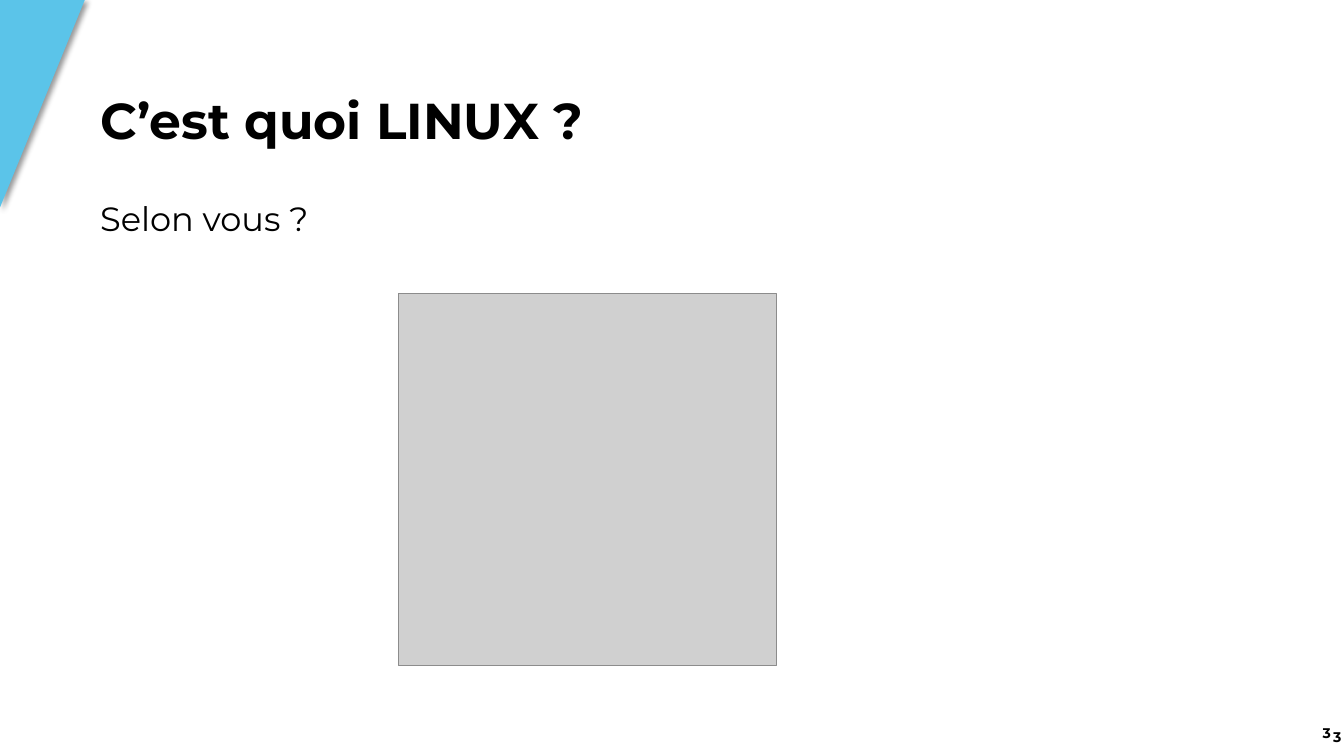
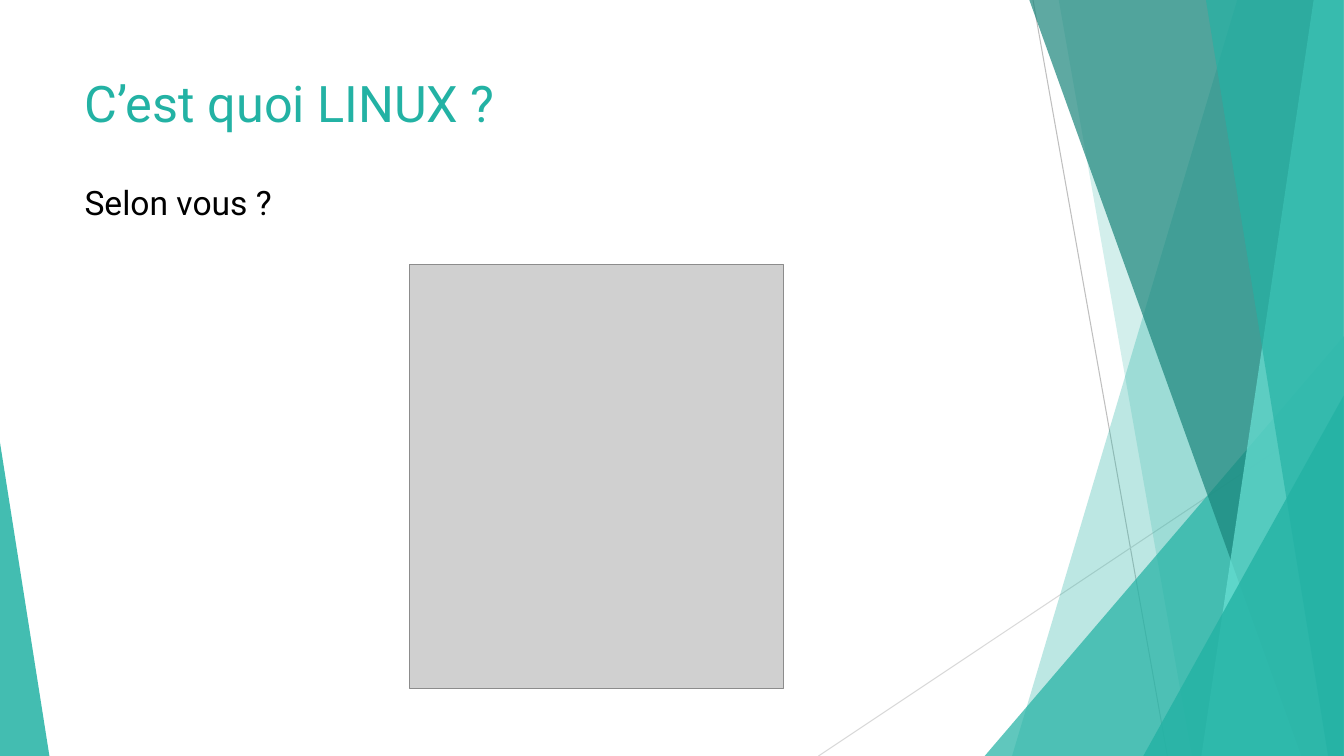
Before and after one commit to Lyon-Ynov-Campus/Docs, a slide deck: slide 4 of Ymmersions/Ymmersion - Linux.pptx (slide 3 before the commit). Drawn at 1344x756 pixels with LibreOffice and Linux fonts; fonts in the diff are those of the drawing; grey boxes stand for pictures; background and template pictures are left out. Boxes give left, top, right and bottom in pixels: in the first picture for what was removed or moved away, otherwise in the second. Text is boxed around its words. In the diff, an @@ line names an element or a change of style, - is before the commit and + after.

Commit message:
New presentation for Ymmersion Linux

```diff
--- a/Ymmersions/Ymmersion - Linux.pptx
+++ b/Ymmersions/Ymmersion - Linux.pptx
@@ triangle removed at [0, 0, 85, 208] @@
@@ text "C’est quoi LINUX ?": place and size @@
-text "C’est quoi LINUX ?" at [100, 99, 539, 149]
+text "C’est quoi LINUX ?" at [85, 84, 459, 133]
@@ text "C’est quoi LINUX ?" at [85, 84, 459, 133]: font Montserrat to Roboto, text colour #000000 to #23B2A4, bold off; line spacing 0.9 to 1; vertical alignment middle to top @@
@@ text "Selon vous ?": place and size @@
-text "Selon vous ?" at [100, 206, 281, 232]
+text "Selon vous ?" at [85, 189, 247, 216]
@@ text "Selon vous ?" at [85, 189, 247, 216]: font Montserrat to Roboto @@
@@ picture: place and size @@
-picture at [398, 294, 776, 666]
+picture at [410, 264, 784, 689]
@@ group added at [0, 0, 1344, 756]: 5 freeform shapes, 3 triangles, 2 lines @@
@@ page number removed at [1290, 713, 1342, 753] @@
-3
@@ page number removed at [1300, 718, 1344, 756] @@
-3
```
Also in this commit, not shown: 7 other slides changed, 5 slides added, 4 slides removed.
